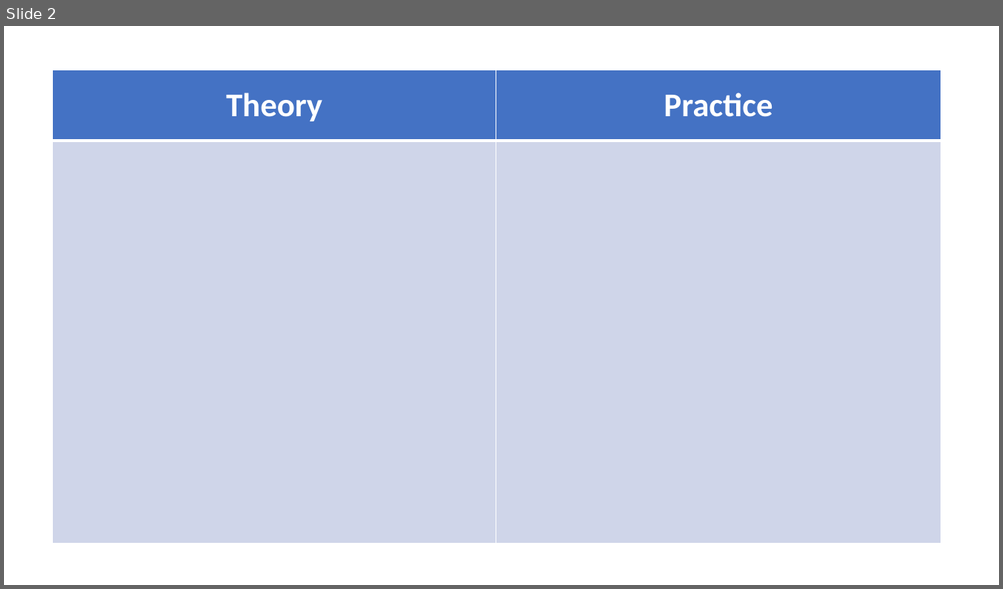
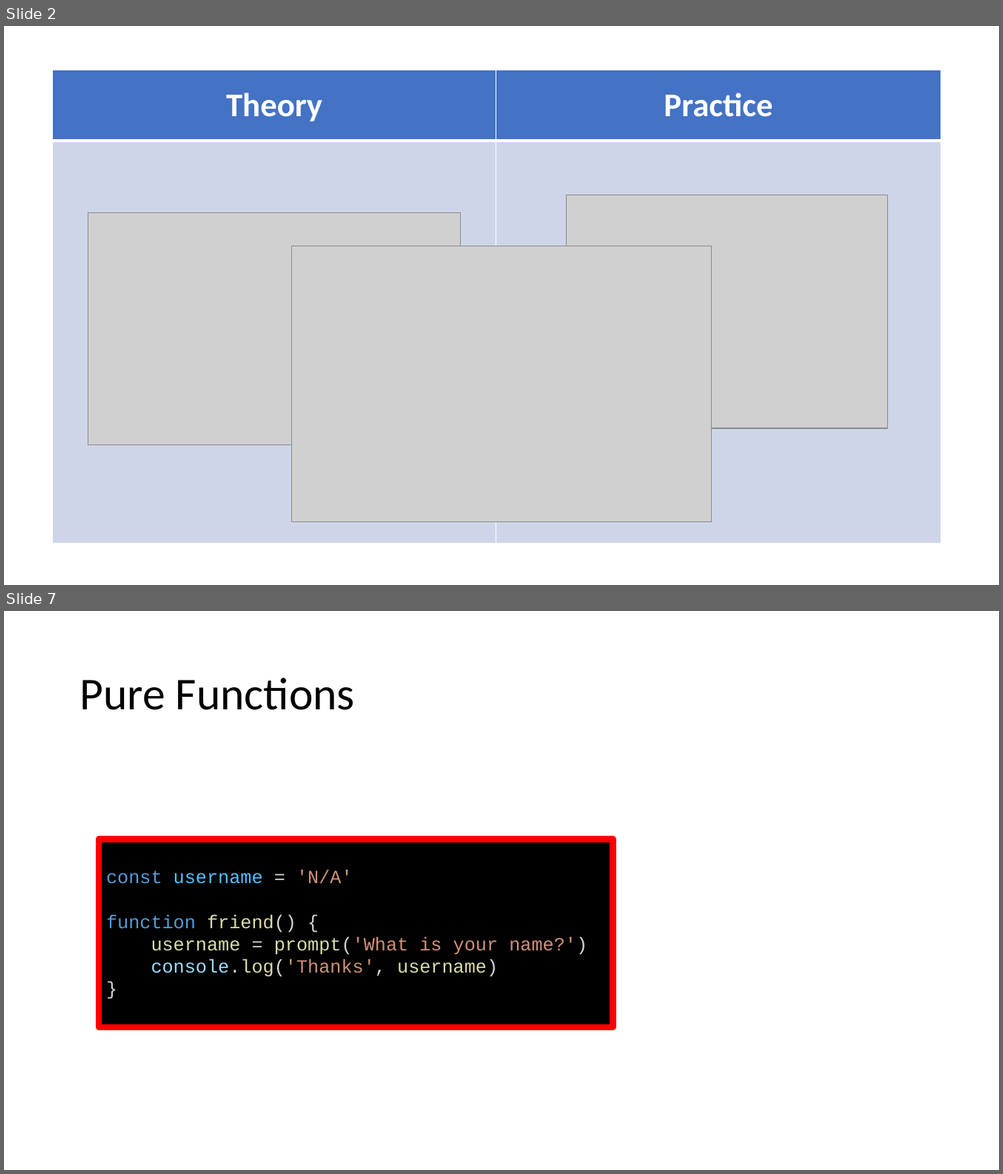
Before and after one commit to levanroinishvili/functional-js, a slide deck: functional.pptx. Shown one above the other, each under a label of ours: slide 2 before the commit, slides 2 and 7 after it; the slides between them are not shown. The pictures are 1003x589 and 1003x1174 pixels, drawn with LibreOffice and Linux fonts; fonts in the diff are those of the drawing; grey boxes stand for pictures. Boxes give left, top, right and bottom in pixels: in the first picture for what was removed or moved away, otherwise in the second. Text is boxed around its words. In the diff, an @@ line names an element or a change of style, - is before the commit and + after.

```diff
--- a/functional.pptx
+++ b/functional.pptx
@@ slide 7 added at (4, 611, 999, 1170), background #FFFFFF @@
@@ title added at (79, 678, 355, 710), 44 pt, text #000000 @@
+Pure Functions
@@ rectangle added at (99, 840, 613, 1028), fill #000000, outline #FF0000 6 pt, 18 pt, text #DCDCAA @@
+const username = 'N/A'
+function friend() {
+username = prompt('What is your name?')
+console.log('Thanks', username)
+}
@@ slide 2 changed as well @@
@@ picture added at (566, 195, 888, 429) @@
@@ picture added at (88, 213, 461, 446) @@
@@ picture added at (292, 247, 711, 523) @@
```
Also in this commit, not shown: 1 other slide changed, 33 other slides added.
